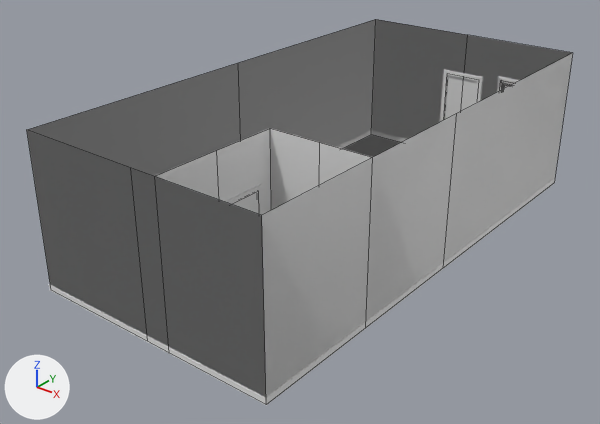
Renders of the Blender file Assets/Blender/home.blend from each side of a commit.
One viewpoint serves both versions: a camera (50 mm lens) standing at (6.31, -17.11, 7.64) and looking at (-2.78, -5.75, 0.6). Arrows for +X, +Y and +Z are at lower left; the lights stay in place. The picture after the commit comes second. Mesh edges are drawn as thin lines on the coarser meshes.

Names of what the first picture shows: 'Baseboard', 'BathroomWall', 'Door', 'Floor', 'Wall' and 5 more.
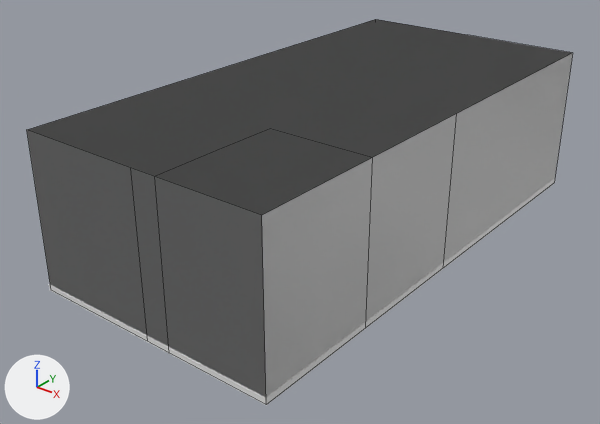
Location of each change, (x1, y1, x2, y2) in pixels of the pictures (600 x 424 px):
'Ceiling', shown
    after: (28, 19, 572, 215)
'BathroomWall', unchanged, covered by the edit
    before: (155, 128, 373, 214)

The edits, one by one:
me_ceiling is used by ob_ceiling; parent ob_wall; location (0.0, 0.0, 0.0).
Verts and faces of me_ceiling; kept vertices keep their numbers, new ones are numbered from 16.
me_ceiling had 16 vertices, 2 faces and spanned x -5.0..0.0, y -10.0..0.0, z 3.0.
me_ceiling now has 24 vertices, 3 faces and spans x -5.0..0.0, y -10.0..0.0, z 3.0.
Part 1, on me_ceiling:
New vertex 16 is at (0.0, 0.0, 3.0), pixel (572, 52).
New vertex 17 is at (0.0, -5.0, 3.0), pixel (456, 113).
New vertex 18 is at (0.0, -10.0, 3.0), pixel (261, 215).
New vertex 19 is at (-2.5, -10.0, 3.0), pixel (130, 167).
New vertex 20 is at (-5.0, -10.0, 3.0), pixel (26, 129).
New vertex 21 is at (-5.0, -5.0, 3.0), pixel (237, 62).
New vertex 22 is at (-5.0, 0.0, 3.0), pixel (375, 19).
New vertex 23 is at (-2.5, 0.0, 3.0), pixel (467, 34).
New faces: (16, 17, 18, 19, 20, 21, 22, 23).
Object 'Ceiling' (ob_ceiling) is now shown.
